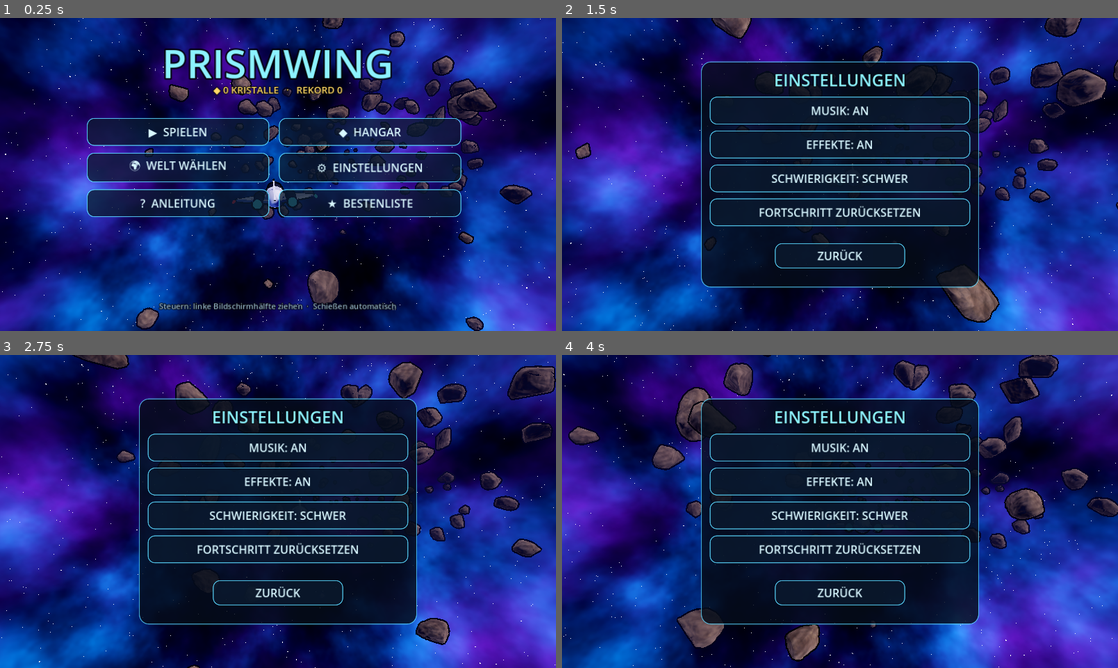
Above: before the commit, frames 1-4 (two rows, left to right).
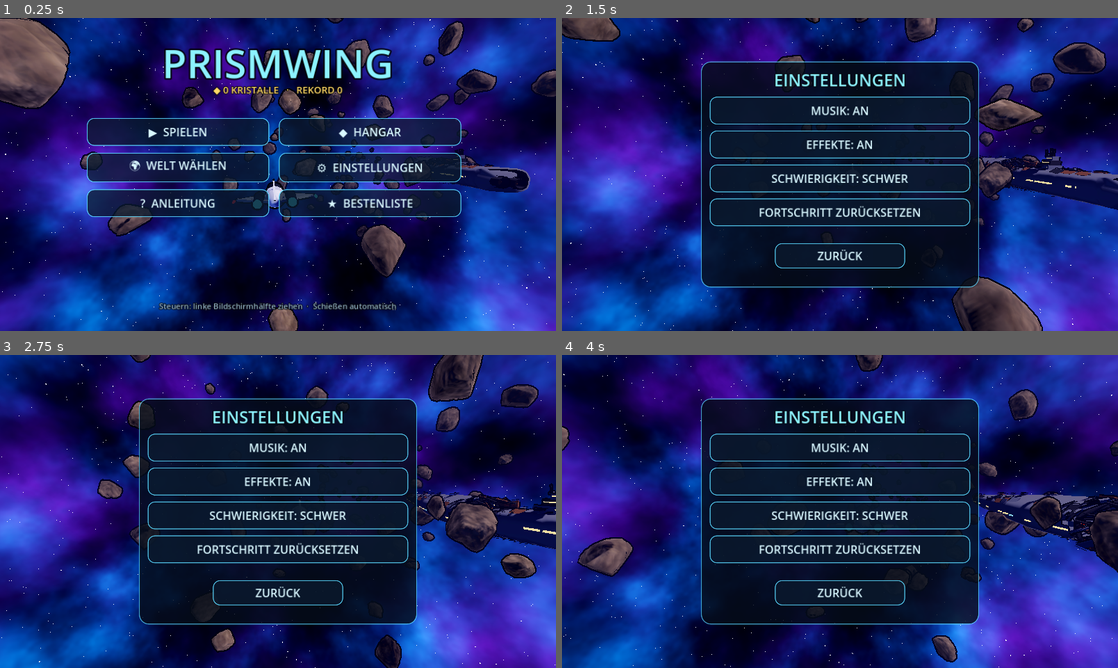
Above: after the commit, the same moments.

Repository: benjamin1-bot/nova-squadron
Game: Godot game, scene res://main.tscn
Two runs of this game, one before a commit and one after it. Both use one fixed random seed, a clock stepped at 60 frames per second and the inputs below.
Inputs (mouse positions are in pixels of both pictures, inside the frame that each line leads up to):
- Up to frame 1 (0.25 s): no input
- Up to frame 2 (1.5 s): move the mouse to (962, 158) at 0.52 s; hold D 0.53-1.25 s; click (962, 158) at 0.67 s; click "SCHWIERIGKEIT: NORMAL" at 1.25 s
- Up to frame 3 (2.75 s): drag from (166, 527) to (250, 574) at 2.02 s
- Up to frame 4 (4 s): move the mouse to (895, 442) at 2.77 s; hold D 2.78-3.5 s; drag from (812, 574) to (673, 464) at 3.52 s

The runs differ from the first frame. In frame 1, 13% of the frame differs, in the area x 0-100%, y 0-100%; in frame 2, 11%; in frame 3, 11%; in frame 4, 11%.

Commit message:
Godot: Großkampfschiff-Wracks (Kreuzer, Zerstörer, Keilschiff mit Bruchstellen, Spanten, Geschützen, Brücke, Fensterreihen) als Kulisse und Durchflug durch das Hangardeck eines Trägerwracks im Schiffsfriedhof; Weltname im ersten Wellen-Banner
Co-Authored-By: Claude Opus 5.5 <noreply@anthropic.com>
Claude-Session: https://claude.ai/code/session_01JTmDVUsA7YzDjQMUVRdfSx

Diff:
--- a/godot/game.gd
+++ b/godot/game.gd
@@ -45,6 +45,7 @@
 var lock = null
 var boss = null
 var boss_count := 0
+var shown_world := false
 
 const ROLL := 0.55
 var rng := RandomNumberGenerator.new()
@@ -1877,7 +1878,8 @@
 		queue = [{"t": 2.5, "f": Callable(self, "spawn_boss")}]
 	else:
 		queue = build_wave(wave)
-		banner("WELLE " + str(wave), pick(["FEINDLICHE STAFFEL", "FEINDKONTAKT", "JÄGER IM ANFLUG"]))
+		banner("WELLE " + str(wave), M.W.name if not shown_world else pick(["FEINDLICHE STAFFEL", "FEINDKONTAKT", "JÄGER IM ANFLUG"]))
+		shown_world = true
 
 func _update_waves(dt: float) -> void:
 	wave_clock += dt
--- a/godot/game_hz.gd
+++ b/godot/game_hz.gd
@@ -675,7 +675,8 @@
 func _world_events(dt: float) -> void:
 	if state != "play" or boss != null or passage != null:
 		return
-	if not M._in_tunnel(M.s + 20).is_empty() and not M.W.has("city"):
+	var tn: Dictionary = M._in_tunnel(M.s + 20)
+	if not tn.is_empty() and not M.W.has("city") and not tn.has("hangar"):
 		col_t -= dt
 		if col_t <= 0:
 			col_t = rand(5, 8)
--- a/godot/main.gd
+++ b/godot/main.gd
@@ -175,6 +175,8 @@
 var invul := 0.0
 var score := 0
 var game
+var wrecks
+var next_derelict_s := 260.0
 var widx := 0
 var start_wave := 1
 var shield_fx := 0.0
@@ -269,6 +271,9 @@
 	diff = int(sv.get("diff", 1))
 	ups = sv.get("up", {})
 	menu_mode = not autotest and not playing and carry.is_empty()
+	wrecks = load("res://wrecks.gd").new()
+	add_child(wrecks)
+	wrecks.setup(self)
 	audio = load("res://audio.gd").new()
 	add_child(audio)
 	audio.music_on = sv.get("music", true)
@@ -290,7 +295,6 @@
 		audio.play_music("play")
 	if autotest:
 		next_tunnel_s = 260.0
-	show_msg(W.name, 3.0)
 	if autotest:
 		log_at("Welt: " + W.name)
 
@@ -841,6 +845,10 @@
 		var tl := rng.randf_range(220.0, 320.0)
 		_add_tunnel(next_tunnel_s, tl)
 		next_tunnel_s += tl + rng.randf_range(900.0, 1400.0)
+	if not W.planet and not W.has("station") and next_derelict_s < s + 700.0:
+		if not _near_tunnel(next_derelict_s, 150.0):
+			wrecks.spawn_derelict(next_derelict_s)
+		next_derelict_s += rng.randf_range(260.0, 420.0) if W.has("wrecks") else rng.randf_range(900.0, 1500.0)
 	if W.planet:
 		while next_chunk_s < s + 720.0:
 			_add_chunk(next_chunk_s)
@@ -976,6 +984,10 @@
 	return W.tout[0].lerp(W.tout[1], n)
 
 func _add_tunnel(s0: float, tl: float) -> void:
+	if W.has("wrecks"):
+		var hn: Array = wrecks.spawn_hangar(s0, tl)
+		tunnels.append({"s0": s0, "s1": s0 + tl, "nodes": hn, "told": false, "hangar": true})
+		return
 	if W.has("city"):
 		_add_city_tunnel(s0, tl)
 		return
--- /dev/null
+++ b/godot/wrecks.gd
@@ -0,0 +1,451 @@
+extends Node
+## Großkampfschiff-Wracks (Kreuzer, Zerstörer, Keil, Träger) und Durchflug durch ein Wrack-Hangardeck – Port aus der HTML-Version
+
+var M
+var rng := RandomNumberGenerator.new()
+var noise := FastNoiseLite.new()
+var m_wreck: StandardMaterial3D
+var m_dark: StandardMaterial3D
+var m_rust: StandardMaterial3D
+var m_haz: StandardMaterial3D
+var m_win: StandardMaterial3D
+var m_winb: StandardMaterial3D
+var box: BoxMesh
+var cyl: CylinderMesh
+var tube: CylinderMesh
+var sph: SphereMesh
+var HSEC: Array = []
+var WSEC := [[0, 1], [0.18, 0.86], [0.42, 0.5], [0.8, 0.16], [1, 0], [0.96, -0.12], [0.6, -0.3], [0.25, -0.38], [0, -0.4], [-0.25, -0.38], [-0.6, -0.3], [-0.96, -0.12], [-1, 0], [-0.8, 0.16], [-0.42, 0.5], [-0.18, 0.86]]
+
+func setup(main) -> void:
+	M = main
+	rng.seed = 99
+	noise.seed = 5
+	noise.frequency = 1.0
+	m_wreck = _mat(Color(0.44, 0.45, 0.48), 0.75, 0.45)
+	m_dark = _mat(Color(0.16, 0.16, 0.18), 0.7, 0.5)
+	m_rust = _mat(Color(0.46, 0.29, 0.19), 0.35, 0.8)
+	m_haz = _mat(Color(0.92, 0.66, 0.14), 0.25, 0.6)
+	m_win = StandardMaterial3D.new()
+	m_win.shading_mode = BaseMaterial3D.SHADING_MODE_UNSHADED
+	m_win.albedo_color = Color(1.0, 0.82, 0.5) * 1.5
+	m_winb = StandardMaterial3D.new()
+	m_winb.shading_mode = BaseMaterial3D.SHADING_MODE_UNSHADED
+	m_winb.albedo_color = Color(0.45, 0.8, 1.0) * 1.5
+	box = BoxMesh.new()
+	cyl = CylinderMesh.new()
+	cyl.top_radius = 0.5
+	cyl.bottom_radius = 0.5
+	cyl.height = 1.0
+	cyl.radial_segments = 14
+	tube = CylinderMesh.new()
+	tube.top_radius = 0.5
+	tube.bottom_radius = 0.5
+	tube.height = 1.0
+	tube.radial_segments = 14
+	tube.cap_top = false
+	tube.cap_bottom = false
+	sph = SphereMesh.new()
+	for k in 22:
+		var a := PI / 2 - float(k) / 22 * TAU
+		var c := cos(a)
+		var s := sin(a)
+		HSEC.append([signf(c) * pow(absf(c), 2 / 3.2), signf(s) * pow(absf(s), 2 / 3.2) * (0.9 if s < 0 else 1.0)])
+
+func _mat(col: Color, metal: float, rough: float) -> StandardMaterial3D:
+	var m := StandardMaterial3D.new()
+	m.albedo_color = col
+	m.metallic = metal
+	m.roughness = rough
+	m.diffuse_mode = BaseMaterial3D.DIFFUSE_TOON
+	m.specular_mode = BaseMaterial3D.SPECULAR_TOON
+	m.cull_mode = BaseMaterial3D.CULL_DISABLED
+	if M.outline_mat != null:
+		m.next_pass = M.outline_mat
+	return m
+
+func rand(a: float, b: float) -> float:
+	return rng.randf_range(a, b)
+
+func mk(mesh: Mesh, mat: Material, sx: float, sy: float, sz: float, x := 0.0, y := 0.0, z := 0.0, rx := 0.0, ry := 0.0, rz := 0.0) -> MeshInstance3D:
+	var mi := MeshInstance3D.new()
+	mi.mesh = mesh
+	mi.material_override = mat
+	mi.rotation_order = EULER_ORDER_XYZ
+	mi.position = Vector3(x, y, z)
+	mi.rotation = Vector3(rx, ry, rz)
+	mi.scale = Vector3(sx, sy, sz)
+	return mi
+
+# ---------- Rumpf als Querschnitt-Loft ----------
+func loft(L: float, prof: Callable, sec: Array, nr := 34, dmg := 1.0, cap_a := true, cap_b := true, hole := Callable()) -> ArrayMesh:
+	var ns := sec.size()
+	var pts: Array = []
+	var sd := rand(0, 50)
+	for r in nr:
+		var t := float(r) / (nr - 1)
+		var z := -L / 2 + t * L
+		var p: Dictionary = prof.call(t)
+		for k in ns:
+			var sx: float = sec[k][0]
+			var sy: float = sec[k][1]
+			var d := 1.0
+			var n := noise.get_noise_3d(sx * 2.5 + sd, sy * 2.5, z * 0.05) * 0.5 + 0.5
+			if n > 0.66:
+				d -= (n - 0.66) * 1.3 * dmg
+			d += noise.get_noise_3d(sx * 9, sy * 9 + sd, z * 0.4) * 0.025 * dmg
+			pts.append(Vector3(sx * p.w * d, sy * p.h * d + p.get("y", 0.0), z))
+	var st := SurfaceTool.new()
+	st.begin(Mesh.PRIMITIVE_TRIANGLES)
+	for r in nr - 1:
+		for k in ns:
+			if hole.is_valid() and hole.call(float(r) / (nr - 1), k):
+				continue
+			var a: Vector3 = pts[r * ns + k]
+			var b: Vector3 = pts[r * ns + (k + 1) % ns]
+			var c: Vector3 = pts[(r + 1) * ns + k]
+			var d2: Vector3 = pts[(r + 1) * ns + (k + 1) % ns]
+			for v in [a, c, b, b, c, d2]:
+				st.add_vertex(v)
+	if cap_a:
+		var p0: Dictionary = prof.call(0.0)
+		var ca := Vector3(0, p0.get("y", 0.0), -L / 2)
+		for k in ns:
+			for v in [ca, pts[k], pts[(k + 1) % ns]]:
+				st.add_vertex(v)
+	if cap_b:
+		var p1: Dictionary = prof.call(1.0)
+		var cb := Vector3(0, p1.get("y", 0.0), L / 2)
+		var o := (nr - 1) * ns
+		for k in ns:
+			for v in [cb, pts[o + (k + 1) % ns], pts[o + k]]:
+				st.add_vertex(v)
+	st.generate_normals()
+	return st.commit()
+
+func _hull(L: float, prof: Callable, mat: Material, sec: Array, cap_a: bool, cap_b: bool, hole := Callable(), nr := 34) -> MeshInstance3D:
+	var mi := MeshInstance3D.new()
+	mi.mesh = loft(L, prof, sec, nr, 1.0, cap_a, cap_b, hole)
+	mi.material_override = mat
+	return mi
+
+func cruiser_prof(W: float, H: float) -> Callable:
+	return func(t: float) -> Dictionary:
+		var pr := minf(1.0, t / 0.3)
+		var stp := 1.0 - (t - 0.9) * 2.2 if t > 0.9 else 1.0
+		return {"w": W * (0.16 + 0.84 * pow(pr, 0.6)) * stp, "h": H * (0.42 + 0.58 * pow(pr, 0.45)) * maxf(0.82, stp), "y": -H * 0.18 * (1 - pr)}
+
+func destroyer_prof(W: float, H: float) -> Callable:
+	return func(t: float) -> Dictionary:
+		var pr := minf(1.0, t / 0.45)
+		return {"w": W * (0.1 + 0.9 * pow(pr, 0.85)), "h": H * (0.35 + 0.65 * sqrt(pr)), "y": H * 0.1 * (1 - pr)}
+
+# ---------- Details ----------
+func add_break(g: Node3D, p: Dictionary, z0: float, dir: float) -> void:
+	var py: float = p.get("y", 0.0)
+	for i in 4:
+		var zz := z0 - dir * i * 4.2
+		var sc := 0.97 - i * 0.01
+		for k in HSEC.size():
+			if rng.randf() < 0.22:
+				continue
+			var a: Array = HSEC[k]
+			var b: Array = HSEC[(k + 1) % HSEC.size()]
+			var ax: float = a[0] * p.w * sc
+			var ay: float = a[1] * p.h * sc + py
+			var bx: float = b[0] * p.w * sc
+			var by: float = b[1] * p.h * sc + py
+			var L := Vector2(bx - ax, by - ay).length()
+			g.add_child(mk(box, m_dark, L, 1.1, 1.1, (ax + bx) / 2, (ay + by) / 2, zz, 0, 0, atan2(by - ay, bx - ax)))
+	for k in HSEC.size():
+		if rng.randf() < 0.4:
+			continue
+		var a: Array = HSEC[k]
+		var l := rand(3, 12)
+		g.add_child(mk(box, m_dark if rng.randf() < 0.5 else m_rust, 0.7, 0.7, l, a[0] * p.w * 0.95, a[1] * p.h * 0.95 + py, z0 + dir * l / 2, rand(-0.25, 0.25), rand(-0.25, 0.25)))
+	for k in 7:
+		var a: Array = HSEC[rng.randi() % HSEC.size()]
+		g.add_child(mk(box, m_wreck if rng.randf() < 0.5 else m_rust, rand(3, 9), 0.35, rand(3, 8), a[0] * p.w, a[1] * p.h + py, z0 + dir * rand(1, 5), rand(-1, 1), rand(-1, 1), rand(-1, 1)))
+	for k in 3:
+		var f := MeshInstance3D.new()
+		f.mesh = sph
+		f.material_override = M.game.bm([Color(1.0, 0.42, 0.12), Color(1.0, 0.6, 0.25), Color(1.0, 0.19, 0.06)][k], 3.0)
+		f.position = Vector3(rand(-0.6, 0.6) * p.w, rand(-0.5, 0.5) * p.h + py, z0 - dir * rand(1, 8))
+		f.scale = Vector3.ONE * rand(0.8, 1.6)
+		g.add_child(f)
+
+func add_turret(g: Node3D, x: float, y: float, z: float, s: float, up := 1.0) -> void:
+	var t := Node3D.new()
+	t.add_child(mk(cyl, m_dark, 2.6 * s, 1 * s, 2.6 * s, 0, 0.5 * s * up, 0))
+	t.add_child(mk(box, m_wreck, 2.4 * s, 1.3 * s, 3 * s, 0, 1.5 * s * up, 0.2 * s))
+	var n := 2 + rng.randi() % 2
+	for i in n:
+		t.add_child(mk(cyl, m_dark, 0.32 * s, 4.5 * s, 0.32 * s, (i - (n - 1) / 2.0) * 0.7 * s, 1.5 * s * up, -3.2 * s, PI / 2 + rand(-0.15, 0.25)))
+	t.position = Vector3(x, y, z)
+	t.rotation.y = rand(-1.2, 1.2)
+	if up < 0:
+		t.rotation.z = PI
+	g.add_child(t)
+
+func add_tower(g: Node3D, x: float, y: float, z: float, s: float) -> void:
+	var t := Node3D.new()
+	var yy := 0.0
+	for i in 3:
+		var w := (7 - i * 1.8) * s
+		var h := (3.2 - i * 0.4) * s
+		var d := (10 - i * 2.5) * s
+		t.add_child(mk(box, m_dark if i == 1 else m_wreck, w, h, d, 0, yy + h / 2, i * s))
+		t.add_child(mk(box, m_win, w + 0.1, 0.5 * s, d * 0.8, 0, yy + h * 0.6, i * s))
+		yy += h
+	for i in 3:
+		t.add_child(mk(cyl, m_dark, 0.18 * s, rand(3, 7) * s, 0.18 * s, rand(-1.5, 1.5) * s, yy + 2 * s, rand(-1, 2) * s, 0, 0, rand(-0.25, 0.25)))
+	t.add_child(mk(sph, m_wreck, 1.6 * s, 0.8 * s, 1.6 * s, 0, yy + 0.6 * s, -2 * s, -0.8))
+	t.position = Vector3(x, y, z)
+	g.add_child(t)
+
+func add_hull_detail(g: Node3D, prof: Callable, L: float, z0: float, t0: float, t1: float) -> void:
+	var t := t0 + 0.03
+	while t < t1 - 0.02:
+		var p: Dictionary = prof.call(t)
+		var py: float = p.get("y", 0.0)
+		var z := z0 + (t - t0) * L
+		for k in [1, 2, HSEC.size() - 1, HSEC.size() - 2]:
+			if rng.randf() < 0.45:
+				var a: Array = HSEC[k]
+				g.add_child(mk(box, [m_wreck, m_dark, m_rust][rng.randi() % 3], rand(2, 5), 0.5, rand(3, 7), a[0] * p.w * 1.01, a[1] * p.h * 1.01 + py, z, 0, 0, atan2(a[1], a[0]) - PI / 2))
+		if rng.randf() < 0.5:
+			for sx in [-1.0, 1.0]:
+				g.add_child(mk(box, m_win if rng.randf() < 0.85 else m_winb, 0.15, 0.9, rand(4, 9), sx * p.w * 0.995, p.h * 0.05 + py, z))
+		t += rand(0.025, 0.05)
+
+# ---------- Wrack-Arten ----------
+func make_capital(kind: String) -> Node3D:
+	var g := Node3D.new()
+	var des := kind == "destroyer"
+	var L := rand(150, 200) if des else rand(190, 260)
+	var W := rand(11, 15) if des else rand(18, 25)
+	var H := W * rand(0.55, 0.68)
+	var prof := destroyer_prof(W, H) if des else cruiser_prof(W, H)
+	var brk := rand(0.5, 0.68)
+	var gap := rand(10, 22)
+	var mat := m_wreck if rng.randf() < 0.75 else m_rust
+	var La := L * brk
+	var Lb := L * (1 - brk)
+	var fa := Node3D.new()
+	var fb := Node3D.new()
+	fa.add_child(_hull(La, func(t): return prof.call(t * brk), mat, HSEC, true, false, func(t, _k): return t > 0.93 and rng.randf() < 0.45))
+	fb.add_child(_hull(Lb, func(t): return prof.call(brk + t * (1 - brk)), mat, HSEC, false, true, func(t, _k): return t < 0.07 and rng.randf() < 0.45))
+	add_break(fa, prof.call(brk), La / 2, 1)
+	add_break(fb, prof.call(brk), -Lb / 2, -1)
+	add_hull_detail(fa, prof, L, -La / 2, 0, brk)
+	add_hull_detail(fb, prof, L, -Lb / 2, brk, 1)
+	for i in (3 if des else 4):
+		var t := rand(0.18, 0.9)
+		var p: Dictionary = prof.call(t)
+		var tgt := fa if t < brk else fb
+		var z := -La / 2 + t * L if t < brk else -Lb / 2 + (t - brk) * L
+		add_turret(tgt, rand(-0.3, 0.3) * p.w, p.h + p.get("y", 0.0) - 0.3, z, 0.9 if des else 1.25)
+		if rng.randf() < 0.5:
+			add_turret(tgt, 0, -p.h + p.get("y", 0.0) + 0.3, z + 4, 1.0, -1.0)
+	var tt := 0.72 if des else 0.66
+	var pt: Dictionary = prof.call(tt)
+	add_tower(fa if tt < brk else fb, 0, pt.h + pt.get("y", 0.0) - 0.6, (-La / 2 + tt * L) if tt < brk else (-Lb / 2 + (tt - brk) * L), 1.0 if des else 1.5)
+	var pe: Dictionary = prof.call(0.97)
+	var ne := 2 if des else 3 + rng.randi() % 2
+	for i in ne:
+		var x: float = (i - (ne - 1) / 2.0) * pe.w * 0.6
+		fb.add_child(mk(tube, m_dark, pe.h * 0.7, 8, pe.h * 0.7, x, pe.get("y", 0.0) - pe.h * 0.1, Lb / 2 + 3, PI / 2))
+		fb.add_child(mk(cyl, m_rust, pe.h * 0.55, 2, pe.h * 0.55, x, pe.get("y", 0.0) - pe.h * 0.1, Lb / 2 + 1, PI / 2))
+	fa.position.z = -L / 2 + La / 2
+	fb.position = Vector3(rand(-6, 6), rand(-6, 6), -L / 2 + La + gap + Lb / 2)
+	fb.rotation = Vector3(rand(-0.12, 0.12), rand(-0.18, 0.18), rand(-0.45, 0.45))
+	g.add_child(fa)
+	g.add_child(fb)
+	for i in 12:
+		g.add_child(mk(box, [m_wreck, m_dark, m_rust][rng.randi() % 3], rand(1.5, 6), rand(0.3, 1), rand(1.5, 5), rand(-W, W), rand(-H, H), -L / 2 + La + gap * rng.randf(), rand(0, 6), rand(0, 6), rand(0, 6)))
+	g.set_meta("L", L)
+	return g
+
+func make_wedge() -> Node3D:
+	var g := Node3D.new()
+	var L := rand(220, 300)
+	var W := rand(42, 58)
+	var H := W * rand(0.3, 0.38)
+	var prof := func(t: float) -> Dictionary:
+		return {"w": W * (0.04 + 0.96 * pow(t, 0.9)), "h": H * (0.18 + 0.82 * pow(t, 0.8)), "y": 0.0}
+	var brk := rand(0.55, 0.72)
+	var La := L * brk
+	var Lb := L * (1 - brk)
+	var gap := rand(14, 30)
+	var fa := Node3D.new()
+	var fb := Node3D.new()
+	fa.add_child(_hull(La, func(t): return prof.call(t * brk), m_wreck, WSEC, true, false, func(t, _k): return t > 0.92 and rng.randf() < 0.45, 30))
+	fb.add_child(_hull(Lb, func(t): return prof.call(brk + t * (1 - brk)), m_wreck, WSEC, false, true, func(t, _k): return t < 0.08 and rng.randf() < 0.45, 16))
+	var t := 0.06
+	while t < 0.98:
+		var p: Dictionary = prof.call(t)
+		var tgt := fa if t < brk else fb
+		var z := -La / 2 + t * L if t < brk else -Lb / 2 + (t - brk) * L
+		for sx in [-1.0, 1.0]:
+			if rng.randf() < 0.55:
+				tgt.add_child(mk(box, [m_wreck, m_dark, m_rust][rng.randi() % 3], rand(2, 6), 0.5, rand(3, 8), sx * p.w * rand(0.3, 0.75), p.h * rand(0.55, 0.85), z, 0, 0, -sx * 0.55))
+			if rng.randf() < 0.5:
+				tgt.add_child(mk(box, m_win, 0.2, 0.7, rand(4, 10), sx * p.w * 0.97, -0.05 * p.h, z))
+		if rng.randf() < 0.18:
+			add_turret(tgt, rand(-0.4, 0.4) * p.w, p.h * 0.9, z, 1.3)
+		t += rand(0.02, 0.04)
+	var p8: Dictionary = prof.call(0.8)
+	var z8 := -Lb / 2 + (0.8 - brk) * L
+	var yy: float = p8.h * 0.9
+	for i in 4:
+		var w: float = p8.w * (0.55 - i * 0.11)
+		var d := L * (0.16 - i * 0.025)
+		var h := H * (0.16 - i * 0.015)
+		fb.add_child(mk(box, m_wreck if i % 2 == 0 else m_dark, w * 2, h, d, 0, yy + h * 0.4, z8 + i * d * 0.15))
+		fb.add_child(mk(box, m_win, w * 1.4, 0.5, 0.2, 0, yy + h * 0.3, z8 + i * d * 0.15 - d / 2))
+		yy += h * 0.75
+	add_tower(fb, 0, yy, z8 + L * 0.04, 2.2)
+	var pb: Dictionary = prof.call(brk)
+	add_break(fa, {"w": pb.w * 0.98, "h": pb.h, "y": 0.0}, La / 2, 1)
+	add_break(fb, {"w": pb.w, "h": pb.h, "y": 0.0}, -Lb / 2, -1)
+	fa.position.z = -L / 2 + La / 2
+	fb.position = Vector3(rand(-8, 8), rand(-8, 8), -L / 2 + La + gap + Lb / 2)
+	fb.rotation = Vector3(rand(-0.1, 0.1), rand(-0.15, 0.15), rand(-0.5, 0.5))
+	g.add_child(fa)
+	g.add_child(fb)
+	g.set_meta("L", L)
+	return g
+
+## Wrack als Kulisse seitlich der Flugbahn
+func spawn_derelict(sv: float) -> void:
+	var r := rng.randf()
+	var g: Node3D = make_wedge() if r < 0.4 else make_capital("cruiser" if r < 0.7 else "destroyer")
+	var L: float = g.get_meta("L")
+	var side := -1.0 if rng.randf() < 0.5 else 1.0
+	var dist := rand(100, 140) if r < 0.4 else rand(70, 110)
+	M.add_child(g)
+	var tr: Transform3D = M.frame(sv + L * 0.3)
+	var rot := Vector3(rand(-0.15, 0.15), rand(-0.3, 0.3) + (PI if rng.randf() < 0.3 else 0.0), rand(-0.45, 0.45))
+	g.global_transform = Transform3D(tr.basis * Basis.from_euler(rot), tr.origin + tr.basis.x * side * dist + tr.basis.y * rand(-35, 25))
+	M.rocks.append({"node": g, "s": sv + L * 0.8, "x": side * dist, "y": 0.0, "r": L * 0.5, "hard": false, "big": true})
+
+# ---------- Durchflug durch das Hangardeck eines Trägerwracks ----------
+func _rail_loft(s0: float, ln: float, cx: float, cy: float, hw: float, hh: float, sec: Array, mat: Material, rough: float, hole := Callable(), step := 3.0) -> MeshInstance3D:
+	var rings := int(round(ln / step)) + 1
+	var ns := sec.size()
+	var pts: Array = []
+	for r in rings:
+		var sv := s0 + r * step
+		var fr: Transform3D = M.frame(sv)
+		for k in ns:
+			var n := noise.get_noise_3d(sec[k][0] * 3 + cx * 0.1, sec[k][1] * 3, sv * 0.06)
+			var d := 1 + n * rough
+			var x: float = cx + sec[k][0] * hw * d
+			var y: float = cy + sec[k][1] * hh * d
+			pts.append(fr.origin + fr.basis.x * x + fr.basis.y * y)
+	var st := SurfaceTool.new()
+	st.begin(Mesh.PRIMITIVE_TRIANGLES)
+	for r in rings - 1:
+		for k in ns:
+			if hole.is_valid() and hole.call(s0 + r * step, k):
+				continue
+			var a: Vector3 = pts[r * ns + k]
+			var b: Vector3 = pts[r * ns + (k + 1) % ns]
+			var c: Vector3 = pts[(r + 1) * ns + k]
+			var d2: Vector3 = pts[(r + 1) * ns + (k + 1) % ns]
+			for v in [a, b, c, b, d2, c]:
+				st.add_vertex(v)
+	st.generate_normals()
+	var mi := MeshInstance3D.new()
+	mi.mesh = st.commit()
+	mi.material_override = mat
+	M.add_child(mi)
+	return mi
+
+func _hsec(n: int, e: float) -> Array:
+	var out: Array = []
+	for k in n:
+		var a := float(k) / n * TAU
+		var c := cos(a)
+		var s := sin(a)
+		out.append([signf(c) * pow(absf(c), 2 / e), signf(s) * pow(absf(s), 2 / e)])
+	return out
+
+func _stat(n: Node3D, sv: float, x: float, y: float, nodes: Array) -> void:
+	M.add_child(n)
+	var tr: Transform3D = M.frame(sv)
+	n.global_transform = Transform3D(tr.basis, tr.origin + tr.basis.x * x + tr.basis.y * y)
+	nodes.append(n)
+
+func spawn_hangar(s0: float, ln: float) -> Array:
+	var nodes: Array = []
+	var W := 30.0
+	var H := 21.0
+	var sec := _hsec(28, 7.0)
+	var sd := rand(0, 99)
+	var hole := func(sv: float, k: int) -> bool:
+		var a := float(k) / 28 * TAU
+		var sn := sin(a)
+		if sn < -0.45 or sv < s0 + 14 or sv > s0 + ln - 14:
+			return false
+		return noise.get_noise_3d(cos(a) * 2 + sd, sn * 2, sv * 0.03) * 0.5 + 0.5 > 0.67
+	var sv := s0
+	while sv < s0 + ln - 0.1:
+		var l := minf(60.0, s0 + ln - sv)
+		nodes.append(_rail_loft(sv, l, 0, 0, W + 3, H + 3, sec, m_wreck, 0.05, hole))
+		nodes.append(_rail_loft(sv, l, 0, 0, W + 6, H + 6, sec, m_dark, 0.08, hole))
+		nodes.append(_rail_loft(sv, l, -(W + 78), 4, 40, 30, HSEC, m_wreck, 0.07, Callable(), 4.0))
+		sv += 60.0
+	for k in 4:
+		var ss := s0 + ln * (k + 0.5) / 4
+		_stat(mk(box, m_dark, 34, 9, 16), ss, -(W + 22), 0, nodes)
+	var tg := Node3D.new()
+	add_tower(tg, 0, 0, 0, 2.4)
+	_stat(tg, s0 + ln * 0.55, -(W + 78), 33, nodes)
+	# Mündungen mit Warnstreifen und Landelichtern
+	for e in [[s0, true], [s0 + ln, false]]:
+		var ss: float = e[0]
+		var fr := Node3D.new()
+		fr.add_child(mk(box, m_dark, 2 * W + 26, 8, 7, 0, H + 7, 0))
+		fr.add_child(mk(box, m_dark, 2 * W + 26, 8, 7, 0, -H - 7, 0))
+		fr.add_child(mk(box, m_dark, 8, 2 * H + 22, 7, -W - 7, 0, 0))
+		fr.add_child(mk(box, m_dark, 8, 2 * H + 22, 7, W + 7, 0, 0))
+		for sy in [-1.0, 1.0]:
+			fr.add_child(mk(box, m_haz, 2 * W + 6, 0.9, 7.6, 0, sy * (H + 3.2), 0))
+			for i in 12:
+				fr.add_child(mk(box, m_dark, 1.2, 0.95, 7.7, -W + i * W / 5.5, sy * (H + 3.2), 0, 0, 0, 0.6))
+		if e[1]:
+			for i in 10:
+				var l := MeshInstance3D.new()
+				l.mesh = sph
+				l.material_override = M.game.bm(Color(1.0, 0.7, 0.25) if i % 2 else Color(0.25, 0.82, 1.0), 3.0)
+				l.scale = Vector3.ONE * 0.6
+				l.position = Vector3((i / 9.0 - 0.5) * 2 * W, -H - 4.5, -4)
+				fr.add_child(l)
+		_stat(fr, ss, 0, 0, nodes)
+	# Innenleben: abgestellte Jäger, Deckenlampen, Frachtcontainer
+	var x := s0 + 12.0
+	while x < s0 + ln - 10:
+		for side in [-1.0, 1.0]:
+			if rng.randf() < 0.55:
+				var f := Node3D.new()
+				f.add_child(mk(box, m_wreck, 2.8, 1.2, 7))
+				f.add_child(mk(box, m_dark, 9, 0.25, 2.4, 0, -0.1, 1.4))
+				f.add_child(mk(sph, m_dark, 0.7, 0.45, 1.4, 0, 0.7, -0.6))
+				f.rotation.y = rand(-0.6, 0.6)
+				_stat(f, x + rand(-2, 2), side * rand(W * 0.55, W * 0.85), -H + 1.6, nodes)
+			elif rng.randf() < 0.5:
+				var c := mk(box, m_rust if rng.randf() < 0.5 else m_haz, rand(4, 7), rand(3, 5), rand(6, 10))
+				_stat(c, x, side * rand(W * 0.6, W * 0.85), -H + 2, nodes)
+		if rng.randf() < 0.6:
+			var lamp := Node3D.new()
+			lamp.add_child(mk(box, m_dark, 6, 0.6, 2.4))
+			lamp.add_child(mk(box, m_win, 5, 0.2, 1.6, 0, -0.35, 0))
+			_stat(lamp, x, rand(-W * 0.5, W * 0.5), H + 1.2, nodes)
+			var ol := OmniLight3D.new()
+			ol.light_color = Color(1.0, 0.8, 0.55)
+			ol.light_energy = 1.6
+			ol.omni_range = 34.0
+			_stat(ol, x, 0, H - 2, nodes)
+		x += rand(14, 22)
+	return nodes
Not shown, changed: godot/autotest_worlds.txt
